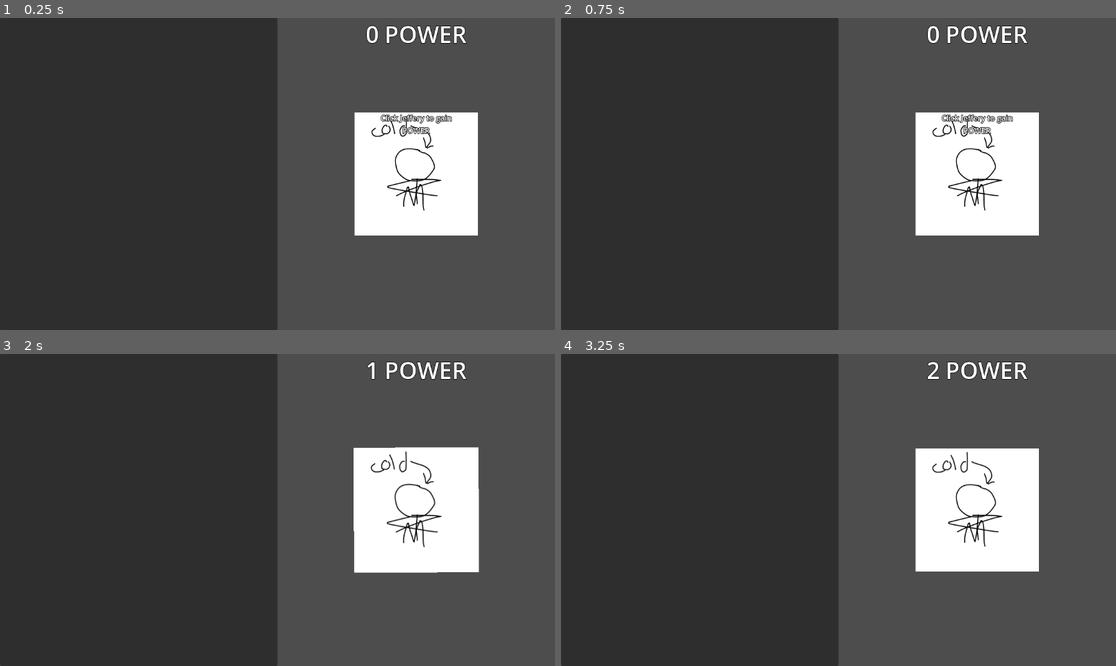
Above: before the commit, frames 1-4 (two rows, left to right).
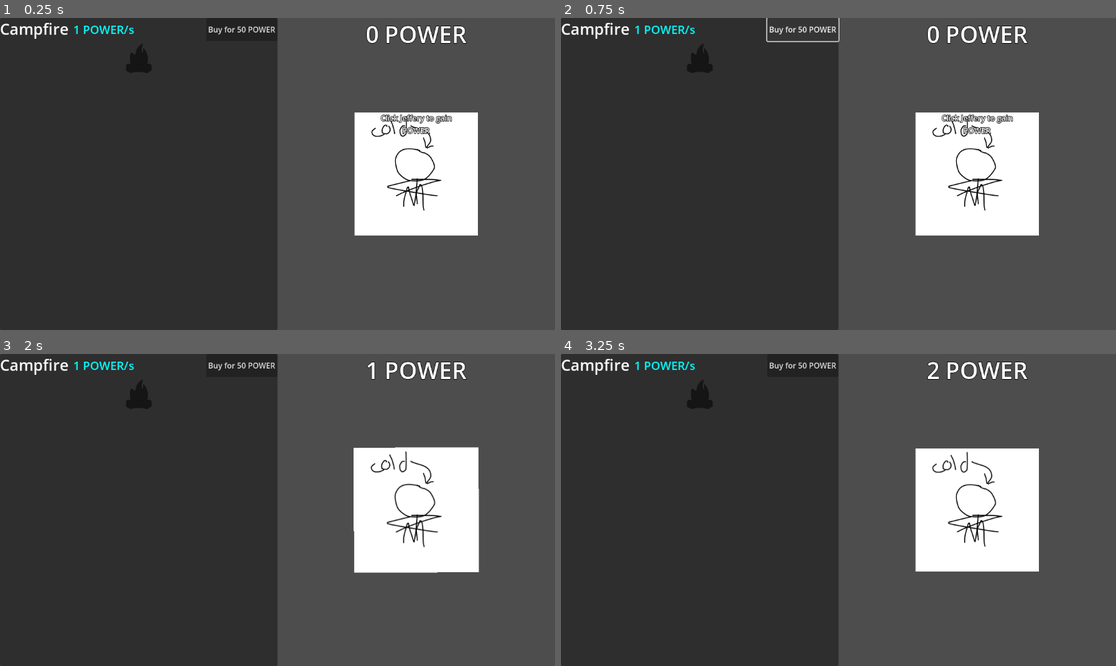
Above: after the commit, the same moments.

Repository: ToasterPanic/its-cold-outside
Game: Godot game, scene res://scenes/game.tscn
Two runs of this game, one before a commit and one after it. Both use one fixed random seed, a clock stepped at 60 frames per second and the inputs below.
Inputs (mouse positions are in pixels of both pictures, inside the frame that each line leads up to):
- Up to frame 1 (0.25 s): no input
- Up to frame 2 (0.75 s): click (805, 30) at 0.5 s, where only the run after the commit has a clickable "Buy for 50 POWER"
- Up to frame 3 (2 s): click "Click Jeffery to gain POWER" at 1.25 s
- Up to frame 4 (3.25 s): tap Enter at 2 s; hold Right 2.03-2.78 s; tap Alt at 2.1 s; hold Down from 2.78 s (still down); tap Shift at 2.85 s

The runs differ from the first frame. In frame 1, 0.7% of the frame differs, in the area x 0-50%, y 1-18%; in frame 2, 0.8%, in the area x 0-51%, y 0-18%; in frame 3, 0.7%; in frame 4, 0.7%.

Commit message:
Buyables that increase power and heat

Diff:
--- /dev/null
+++ b/scenes/buyable_ui_item.tscn
@@ -0,0 +1,53 @@
+[gd_scene load_steps=5 format=3 uid="uid://cgv0puwr6i68p"]
+
+[ext_resource type="Texture2D" uid="uid://w0nxsmkmtjoo" path="res://textures/campfire.png" id="1_3ejx8"]
+[ext_resource type="Script" uid="uid://b5740qbech1v7" path="res://scripts/buyable_ui_item.gd" id="1_q11ar"]
+
+[sub_resource type="LabelSettings" id="LabelSettings_lbhrr"]
+font_size = 32
+
+[sub_resource type="LabelSettings" id="LabelSettings_iywne"]
+font_size = 24
+font_color = Color(0, 1, 1, 1)
+
+[node name="BuyableUIItem" type="VBoxContainer"]
+script = ExtResource("1_q11ar")
+metadata/type = "campfire"
+
+[node name="Top" type="HFlowContainer" parent="."]
+layout_mode = 2
+
+[node name="Name" type="Label" parent="Top"]
+custom_minimum_size = Vector2(0, 48)
+layout_mode = 2
+text = "Campfire"
+label_settings = SubResource("LabelSettings_lbhrr")
+
+[node name="Cost" type="Label" parent="Top"]
+custom_minimum_size = Vector2(0, 48)
+layout_mode = 2
+size_flags_horizontal = 3
+text = " 1 POWER/s"
+label_settings = SubResource("LabelSettings_iywne")
+vertical_alignment = 1
+
+[node name="Buy" type="Button" parent="Top"]
+layout_mode = 2
+text = "Buy for 50 POWER"
+
+[node name="Bottom" type="HFlowContainer" parent="."]
+layout_mode = 2
+
+[node name="HBoxContainer" type="HBoxContainer" parent="Bottom"]
+layout_mode = 2
+size_flags_horizontal = 3
+alignment = 1
+
+[node name="None" type="TextureRect" parent="Bottom/HBoxContainer"]
+modulate = Color(0, 0, 0, 0.53333336)
+custom_minimum_size = Vector2(64, 64)
+layout_mode = 2
+texture = ExtResource("1_3ejx8")
+expand_mode = 2
+
+[connection signal="pressed" from="Top/Buy" to="." method="_on_buy_pressed"]
--- a/scenes/game.tscn
+++ b/scenes/game.tscn
@@ -1,7 +1,8 @@
-[gd_scene load_steps=5 format=3 uid="uid://cxwei7g8nehdn"]
+[gd_scene load_steps=6 format=3 uid="uid://cxwei7g8nehdn"]
 
 [ext_resource type="Texture2D" uid="uid://wn75psbolp0e" path="res://textures/jeffery.png" id="1_uwrxv"]
 [ext_resource type="Script" uid="uid://dt25ajg5sqcl8" path="res://scripts/game.gd" id="1_yqjtg"]
+[ext_resource type="PackedScene" uid="uid://cgv0puwr6i68p" path="res://scenes/buyable_ui_item.tscn" id="3_lnu2h"]
 
 [sub_resource type="LabelSettings" id="LabelSettings_uwrxv"]
 outline_size = 4
@@ -75,6 +76,9 @@
 grow_horizontal = 2
 grow_vertical = 2
 
+[node name="BuyableUIItem" parent="CanvasLayer/Control/Panel/VBoxContainer" instance=ExtResource("3_lnu2h")]
+layout_mode = 2
+
 [node name="PowerMeter" type="Label" parent="CanvasLayer/Control"]
 layout_mode = 1
 anchors_preset = -1
--- /dev/null
+++ b/scripts/buyable_ui_item.gd
@@ -0,0 +1,16 @@
+extends VBoxContainer
+
+
+func _on_buy_pressed() -> void:
+	if owner.power >= global.buyables[get_meta("type")].cost:
+		owner.power -= global.buyables[get_meta("type")].cost
+
+		owner.boughts[get_meta("type")] += 1
+
+		$Bottom/HBoxContainer/None.visible = false
+
+		var new_item = $Bottom/HBoxContainer/None.duplicate()
+
+		new_item.visible = true
+		$Bottom/HBoxContainer.add_child(new_item)
+		new_item.modulate = Color(1,1,1,1)
--- a/scripts/game.gd
+++ b/scripts/game.gd
@@ -2,15 +2,36 @@
 
 var power = 0
 var temperature = -10
+var boughts = {
+
+}
+
+var time_to_next_passive_power = 1
+
+func _ready() -> void:
+	for n in global.buyables.keys():
+		boughts[n] = 0
+
+	print(boughts)
 
 func _process(delta: float) -> void:
+	time_to_next_passive_power -= delta
+	if time_to_next_passive_power <= 0:
+		time_to_next_passive_power = 1
+
+		for n in boughts.keys():
+			power += global.buyables[n].passive_power * boughts[n]
+
+	temperature = -10
+
+	for n in boughts.keys():
+		temperature += global.buyables[n].heat * boughts[n]
+
 	$Jeffery.rotation_degrees /= 1 + (delta * 6)
 	$Jeffery.scale.x -= ($Jeffery.scale.x - 1) * (delta * 3)
 	$Jeffery.scale.y = $Jeffery.scale.x
 
 	$CanvasLayer/Control/PowerMeter.text = str(floori(power)) + " POWER"
-
-	print(get_viewport().size.x)
 
 	$Camera2D.position.x = get_viewport().size.x / -4
 
--- a/scripts/global.gd
+++ b/scripts/global.gd
@@ -2,10 +2,11 @@
 
 var buyables = {
 	"campfire": {
-		"passive_power": 0.1,
-		"heat_add": 0.2,
+		"passive_power": 1,
+		"heat": 0.2,
 		"max_amount": 10,
+		"cost": 30,
 
 		"name": "Campfire",
-	}
+	},
 }
Not shown, added: scripts/buyable_ui_item.gd.uid
